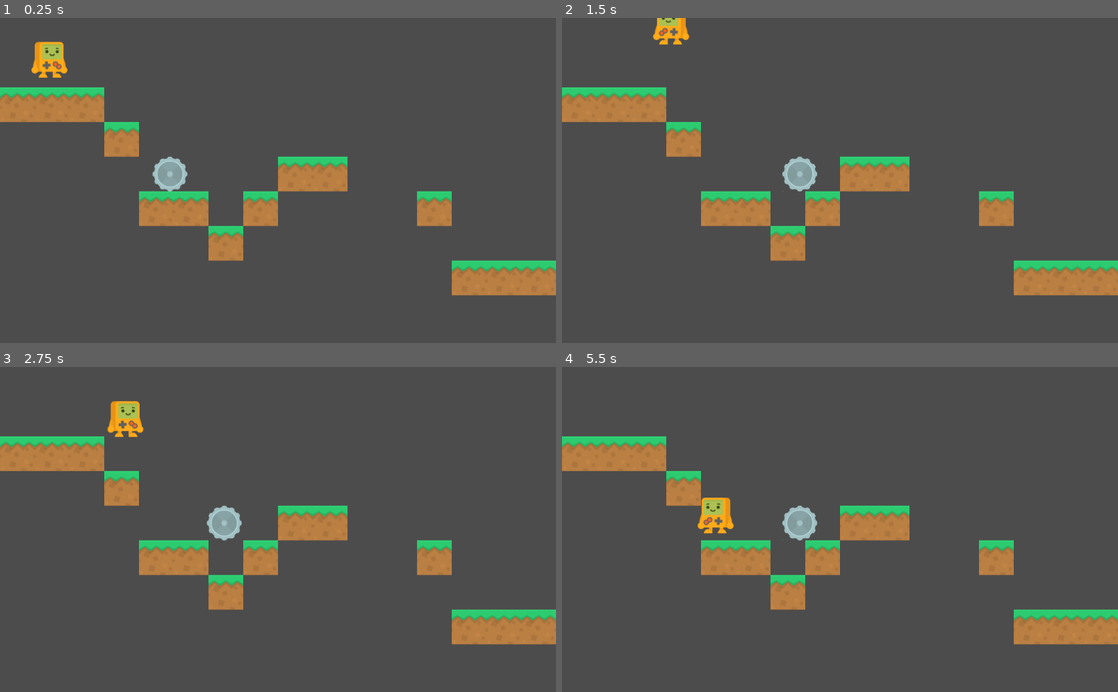
Above: before the commit, frames 1-4 (two rows, left to right).
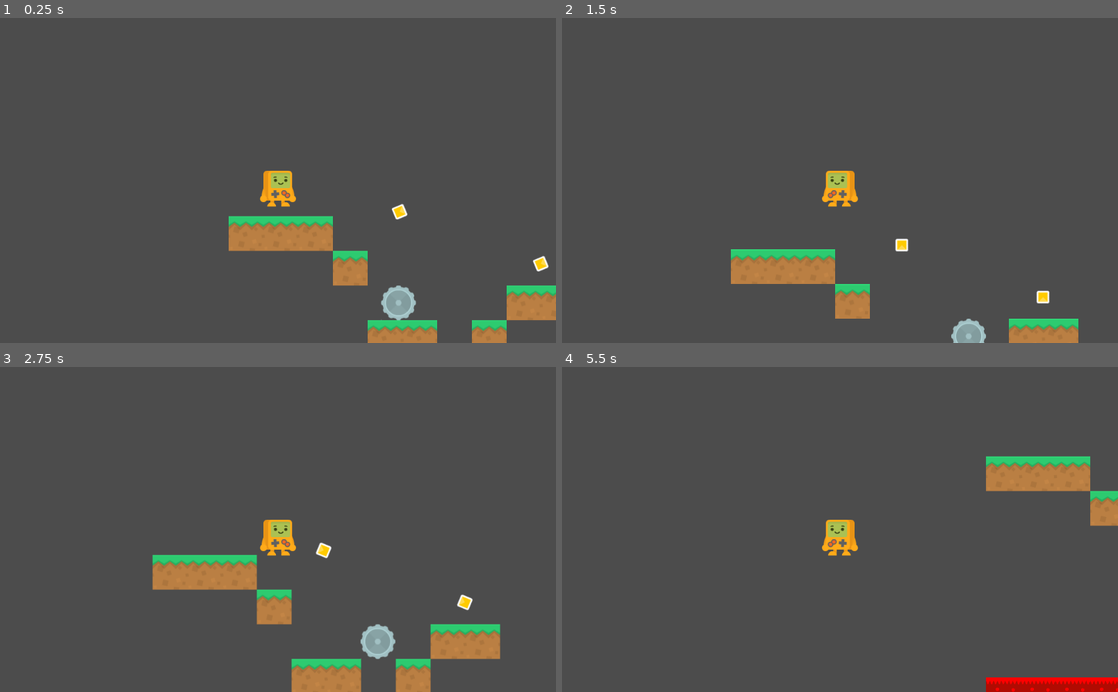
Above: after the commit, the same moments.

Repository: CaptainDeathead/First-school-projec
Game: Godot game, scene res://MainScene.tscn
Two runs of this game, one before a commit and one after it. Both use one fixed random seed, a clock stepped at 60 frames per second and the inputs below.
Inputs:
- Up to frame 1 (0.25 s): no input
- Up to frame 2 (1.5 s): hold D (move_right) 0.53-1.28 s; tap Space (jump) at 0.77 s; hold A (move_left) from 1.28 s (still down)
- Up to frame 3 (2.75 s): tap Space (jump) at 1.52 s; release A (move_left) at 2.03 s; hold D (move_right) from 2.03 s (still down)
- Up to frame 4 (5.5 s): tap Space (jump) at 3.02, 3.77, 4.52 s; release D (move_right) at 3.53 s; hold A (move_left) from 3.53 s (still down)

The runs differ from the first frame. In frame 1, 16% of the frame differs, in the area x 0-100%, y 7-100%; in frame 2, 15%; in frame 3, 15%; in frame 4, 14%.

Commit message:
added stuff

Diff:
--- /dev/null
+++ b/CameraController.gd
@@ -0,0 +1,7 @@
+extends Camera2D
+
+onready var player =  get_node("/root/MainScene/Player")
+
+func _process(delta):
+	position.x = player.position.x
+	position.y = player.position.y
--- /dev/null
+++ b/Coin.gd
@@ -0,0 +1,13 @@
+extends Area2D
+
+export var value : int = 1
+
+var rotationSpeed : float = 90.0
+
+func _process(delta):
+	rotation_degrees += rotationSpeed * delta
+
+func _on_Coin_body_entered(body):
+	if body.name == "Player":
+		body.collect_coin(value)
+		queue_free()
--- /dev/null
+++ b/Coin.tscn
@@ -0,0 +1,19 @@
+[gd_scene load_steps=4 format=2]
+
+[ext_resource path="res://Sprites/Coin.png" type="Texture" id=1]
+[ext_resource path="res://Coin.gd" type="Script" id=2]
+
+[sub_resource type="CircleShape2D" id=1]
+radius = 15.0
+
+[node name="Coin" type="Area2D"]
+script = ExtResource( 2 )
+
+[node name="Sprite" type="Sprite" parent="."]
+texture = ExtResource( 1 )
+
+[node name="CollisionShape2D" type="CollisionShape2D" parent="."]
+visible = false
+shape = SubResource( 1 )
+
+[connection signal="body_entered" from="." to="." method="_on_Coin_body_entered"]
--- a/Enemy.gd
+++ b/Enemy.gd
@@ -30,3 +30,8 @@
 		if new < to:
 			new = to
 	return new
+
+
+func _on_Enemy_body_entered(body):
+	if body.name == "Player":
+		body.die()
--- a/Enemy.tscn
+++ b/Enemy.tscn
@@ -15,3 +15,5 @@
 [node name="CollisionShape2D" type="CollisionShape2D" parent="."]
 visible = false
 shape = SubResource( 1 )
+
+[connection signal="body_entered" from="." to="." method="_on_Enemy_body_entered"]
--- /dev/null
+++ b/Lava.gd
@@ -0,0 +1,5 @@
+extends Area2D
+
+func _on_Lava_body_entered(body):
+	if body.name == "Player":
+		body.die()
--- /dev/null
+++ b/Lava.tscn
@@ -0,0 +1,20 @@
+[gd_scene load_steps=4 format=2]
+
+[ext_resource path="res://Sprites/Lava.png" type="Texture" id=1]
+[ext_resource path="res://Lava.gd" type="Script" id=2]
+
+[sub_resource type="RectangleShape2D" id=1]
+extents = Vector2( 32, 32 )
+
+[node name="Lava" type="Area2D"]
+script = ExtResource( 2 )
+
+[node name="Sprite" type="Sprite" parent="."]
+scale = Vector2( 0.064125, 0.064 )
+texture = ExtResource( 1 )
+
+[node name="CollisionShape2D" type="CollisionShape2D" parent="."]
+visible = false
+shape = SubResource( 1 )
+
+[connection signal="body_entered" from="." to="." method="_on_Lava_body_entered"]
--- a/MainScene.tscn
+++ b/MainScene.tscn
@@ -1,9 +1,12 @@
-[gd_scene load_steps=5 format=2]
+[gd_scene load_steps=8 format=2]
 
 [ext_resource path="res://Player.tscn" type="PackedScene" id=1]
 [ext_resource path="res://Player.gd" type="Script" id=2]
 [ext_resource path="res://Tile.tscn" type="PackedScene" id=3]
 [ext_resource path="res://Enemy.tscn" type="PackedScene" id=4]
+[ext_resource path="res://CameraController.gd" type="Script" id=5]
+[ext_resource path="res://Coin.tscn" type="PackedScene" id=6]
+[ext_resource path="res://Lava.tscn" type="PackedScene" id=7]
 
 [node name="MainScene" type="Node2D"]
 
@@ -50,9 +53,71 @@
 [node name="Tile15" parent="." instance=ExtResource( 3 )]
 position = Vector2( 992, 480 )
 
-[node name="Enemy" parent="Tile15" instance=ExtResource( 4 )]
-position = Vector2( -704, -192 )
-moveDist = 200
-
 [node name="Tile3" parent="." instance=ExtResource( 3 )]
 position = Vector2( 32, 160 )
+
+[node name="Camera2D" type="Camera2D" parent="."]
+position = Vector2( 512, 300 )
+current = true
+script = ExtResource( 5 )
+
+[node name="Coin" parent="." instance=ExtResource( 6 )]
+position = Vector2( 315, 120 )
+
+[node name="Coin2" parent="." instance=ExtResource( 6 )]
+position = Vector2( 575, 216 )
+
+[node name="Coin3" parent="." instance=ExtResource( 6 )]
+position = Vector2( 924, 334 )
+
+[node name="Lava" parent="." instance=ExtResource( 7 )]
+position = Vector2( 32, 568 )
+
+[node name="Lava2" parent="." instance=ExtResource( 7 )]
+position = Vector2( 96, 568 )
+
+[node name="Lava3" parent="." instance=ExtResource( 7 )]
+position = Vector2( 160, 568 )
+
+[node name="Lava4" parent="." instance=ExtResource( 7 )]
+position = Vector2( 224, 568 )
+
+[node name="Lava5" parent="." instance=ExtResource( 7 )]
+position = Vector2( 288, 568 )
+
+[node name="Lava6" parent="." instance=ExtResource( 7 )]
+position = Vector2( 352, 568 )
+
+[node name="Lava7" parent="." instance=ExtResource( 7 )]
+position = Vector2( 416, 568 )
+
+[node name="Lava8" parent="." instance=ExtResource( 7 )]
+position = Vector2( 480, 568 )
+
+[node name="Lava9" parent="." instance=ExtResource( 7 )]
+position = Vector2( 544, 568 )
+
+[node name="Lava10" parent="." instance=ExtResource( 7 )]
+position = Vector2( 608, 568 )
+
+[node name="Lava11" parent="." instance=ExtResource( 7 )]
+position = Vector2( 672, 568 )
+
+[node name="Lava12" parent="." instance=ExtResource( 7 )]
+position = Vector2( 736, 568 )
+
+[node name="Lava13" parent="." instance=ExtResource( 7 )]
+position = Vector2( 800, 568 )
+
+[node name="Lava14" parent="." instance=ExtResource( 7 )]
+position = Vector2( 864, 568 )
+
+[node name="Lava15" parent="." instance=ExtResource( 7 )]
+position = Vector2( 928, 568 )
+
+[node name="Lava16" parent="." instance=ExtResource( 7 )]
+position = Vector2( 992, 568 )
+
+[node name="Enemy" parent="." instance=ExtResource( 4 )]
+position = Vector2( 288, 288 )
+moveDist = 200
--- a/Player.gd
+++ b/Player.gd
@@ -35,3 +35,9 @@
 		sprite.flip_h = true
 	elif vel.x>0:
 		sprite.flip_h = false
+
+func die():
+	get_tree().reload_current_scene()
+
+func collect_coin(value):
+	score += value
Binary file added: Sprites/Lava.png
